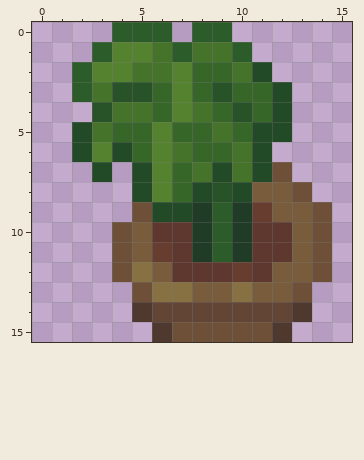
A pixel-art sprite gets an edit: JomAndTerry/src/main/resources/assets/new_tiles/plant.png. This is how it looked before the edit.
The file is 16x16 pixels. Colours within 5 levels of each other are drawn and written as one.
After the commit:
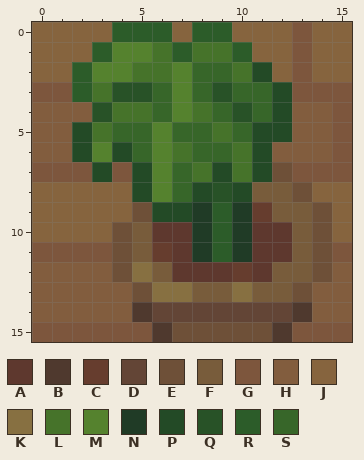
Palette (. is transparent): A #5e382e  B #4f392e  C #663d2e  D #634536  E #6e5038  F #785c3b  G #7d563d  H #825d3e  J #86643e  K #877041  L #46732a  M #55822e  N #203b26  P #234a26  Q #285227  R #2c5c29  S #376629
The exact change:
Changed rows in their new state; - is an unchanged pixel.
first column x 0:
 0 JJJJ---J--JJJGJJ
 1 JJJ--------JJGJJ
 2 JJ----------JGJJ
 3 GG-----------GGG
 4 HHH----------HHG
 5 HH-----------HHG
 6 HH----------HHHG
 7 GGG-G--------GGG
 8 JJJJJ---------JJ
 9 JJJJJ----------J
10 JJJJ-----------J
11 GGGG-----------G
12 HHHH-----------H
13 HHHHH---------HH
14 HHHHH---------HH
15 GGGGGG-------GGG
